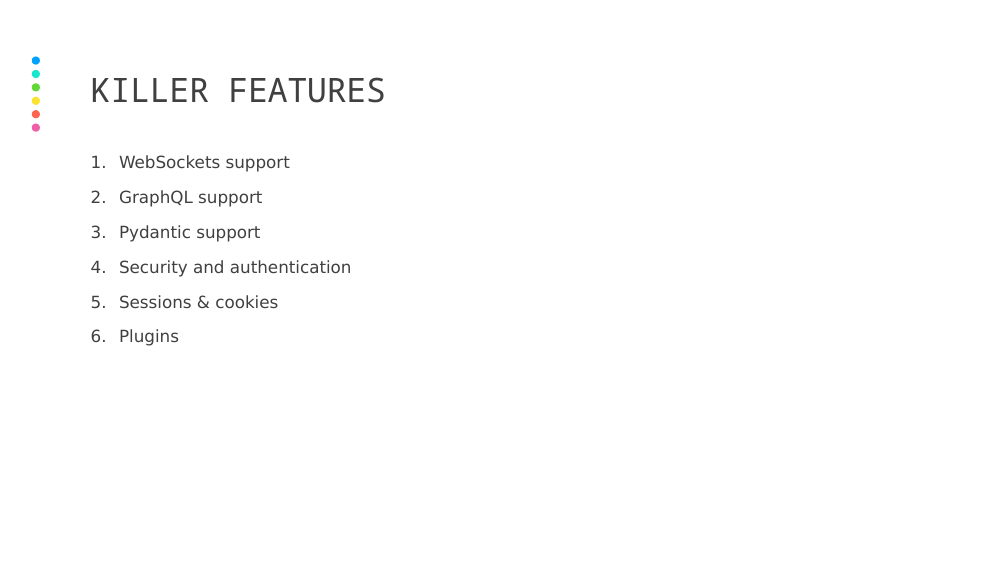
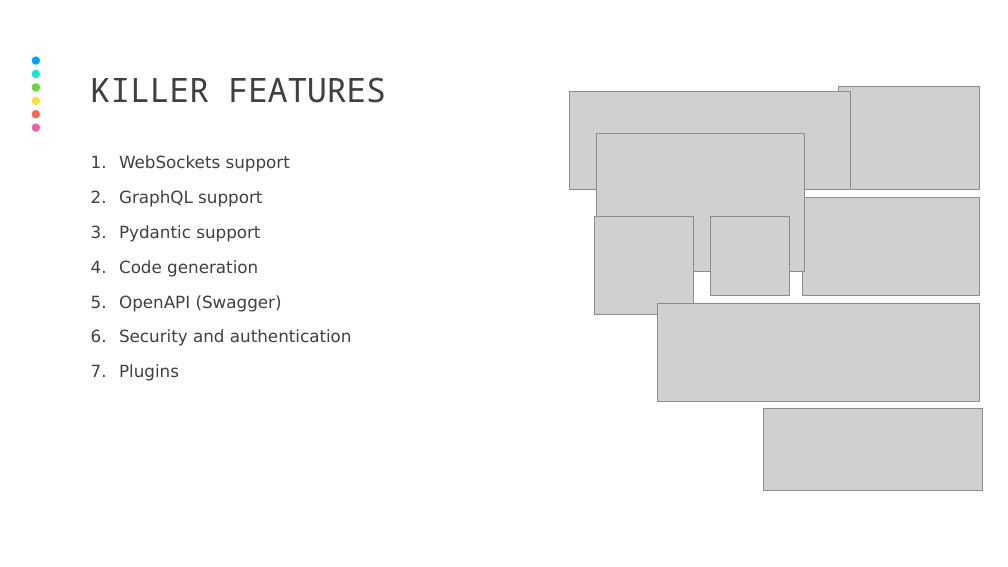
Before and after one commit to volopivoshenko/fastapi-demo, a slide deck: slide 5 of docs/The Fastest API in the Pythonic World.pptx. Drawn at 1008x567 pixels with LibreOffice and Linux fonts; fonts in the diff are those of the drawing; grey boxes stand for pictures. Boxes give left, top, right and bottom in pixels: in the first picture for what was removed or moved away, otherwise in the second. Text is boxed around its words. In the diff, an @@ line names an element or a change of style, - is before the commit and + after.

```diff
--- a/docs/The Fastest API in the Pythonic World.pptx
+++ b/docs/The Fastest API in the Pythonic World.pptx
@@ picture added at box(839, 86, 980, 190) @@
@@ picture added at box(569, 91, 851, 190) @@
@@ picture added at box(597, 133, 805, 271) @@
@@ picture added at box(803, 197, 979, 296) @@
@@ picture added at box(595, 217, 693, 315) @@
@@ picture added at box(710, 216, 789, 296) @@
@@ text at box(119, 260, 282, 312): paragraphs added @@
+4. Code generation
+5. OpenAPI (Swagger)
@@ text at box(119, 295, 278, 309): paragraph removed @@
-5. Sessions & cookies
@@ picture added at box(657, 303, 979, 402) @@
@@ picture added at box(764, 408, 982, 490) @@
```
Also in this commit, not shown: 8 other slides changed, 5 slides added, 8 slides removed, 3 other files.
